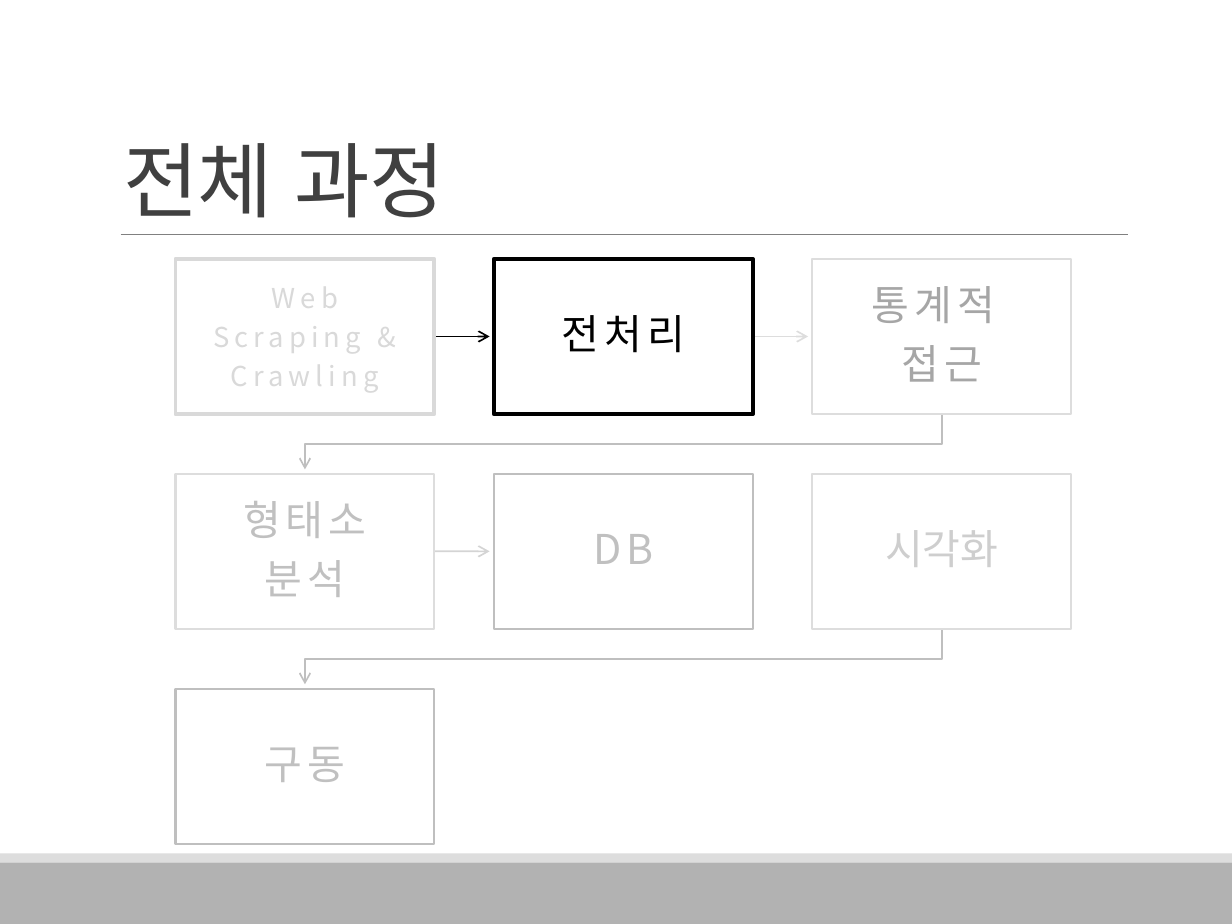
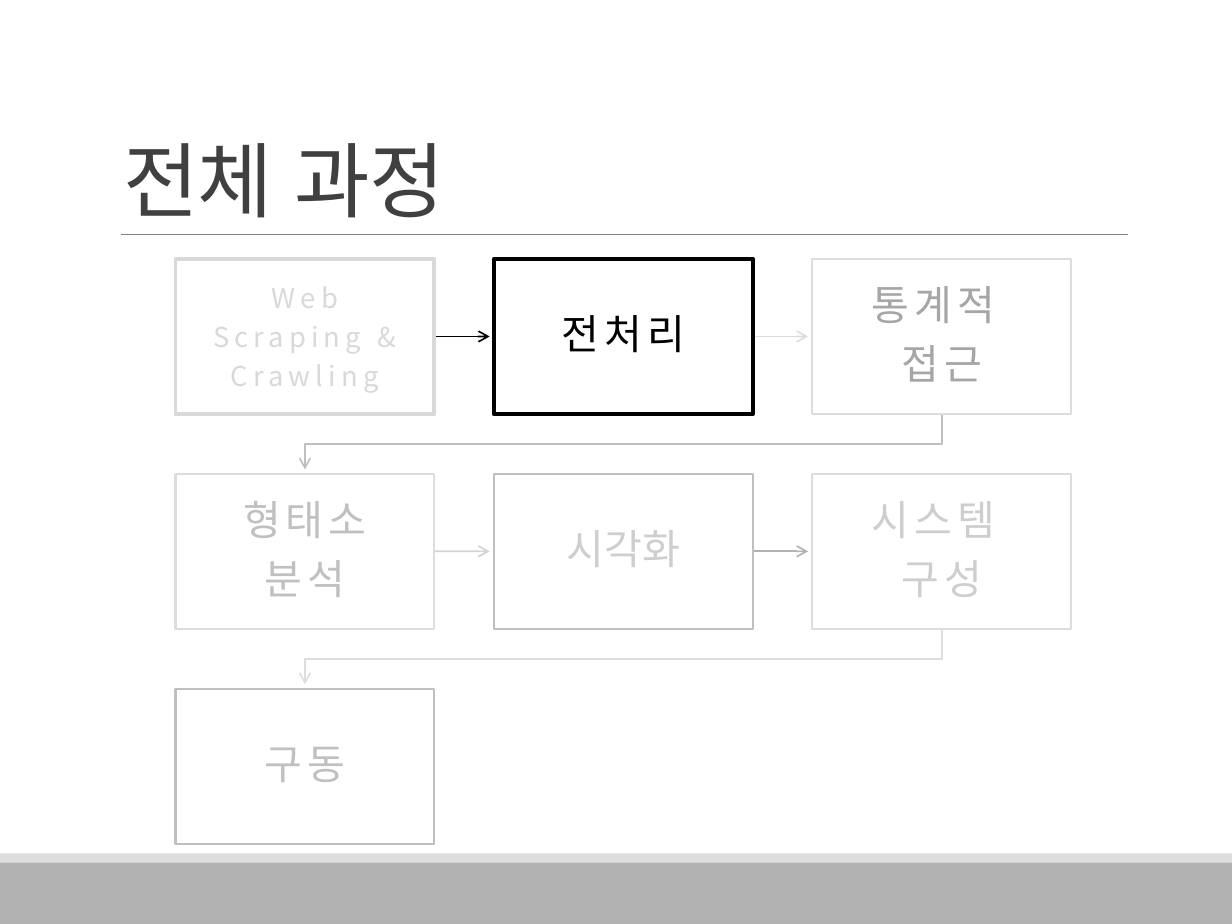
Before and after one commit to HaYongdae/issuewhatshow, a slide deck: slide 8 of doc/최종 PPT.pptx. Drawn at 1232x924 pixels with LibreOffice and Linux fonts; fonts in the diff are those of the drawing. Boxes give left, top, right and bottom in pixels: in the first picture for what was removed or moved away, otherwise in the second. Text is boxed around its words. In the diff, an @@ line names an element or a change of style, - is before the commit and + after.

```diff
--- a/doc/최종 PPT.pptx
+++ b/doc/최종 PPT.pptx
@@ text "시각화": place and size @@
-text "시각화" at [885,530,998,567]
+text "시각화" at [567,530,680,567]
@@ text added at [872,501,996,597], 24 pt, text #CECECE @@
+시스템
+구성
@@ text removed at [593,534,653,564] @@
-DB
@@ freeform shape at [753,546,808,558]: outline #FFFFFF 1 pt to #B2B2B2 1 pt @@
@@ freeform shape at [306,628,942,684]: outline #BFBFBF 1 pt to #DDDDDD 1 pt @@
```
Also in this commit, not shown: 20 other slides changed, 5 slides added, 9 slides removed.
